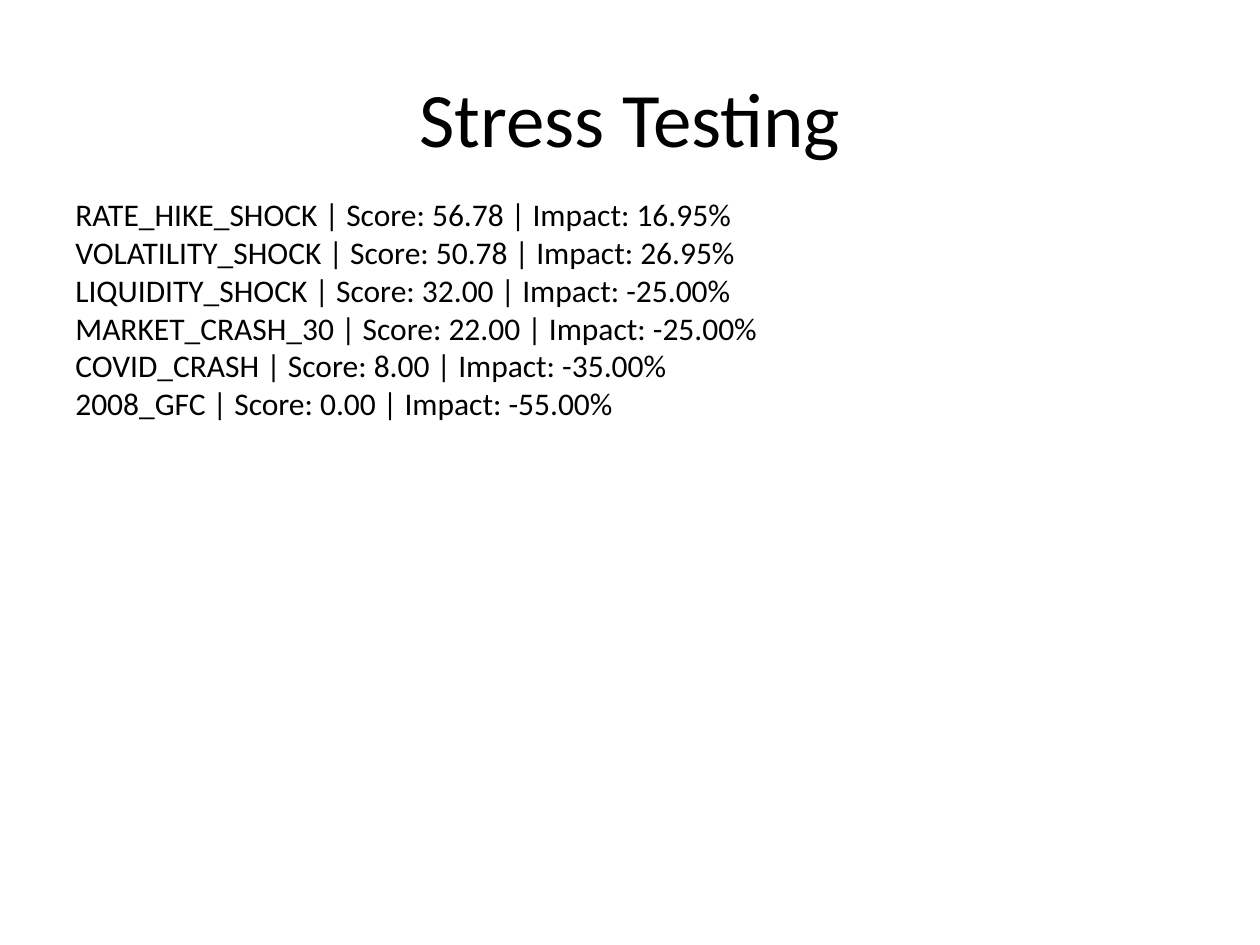
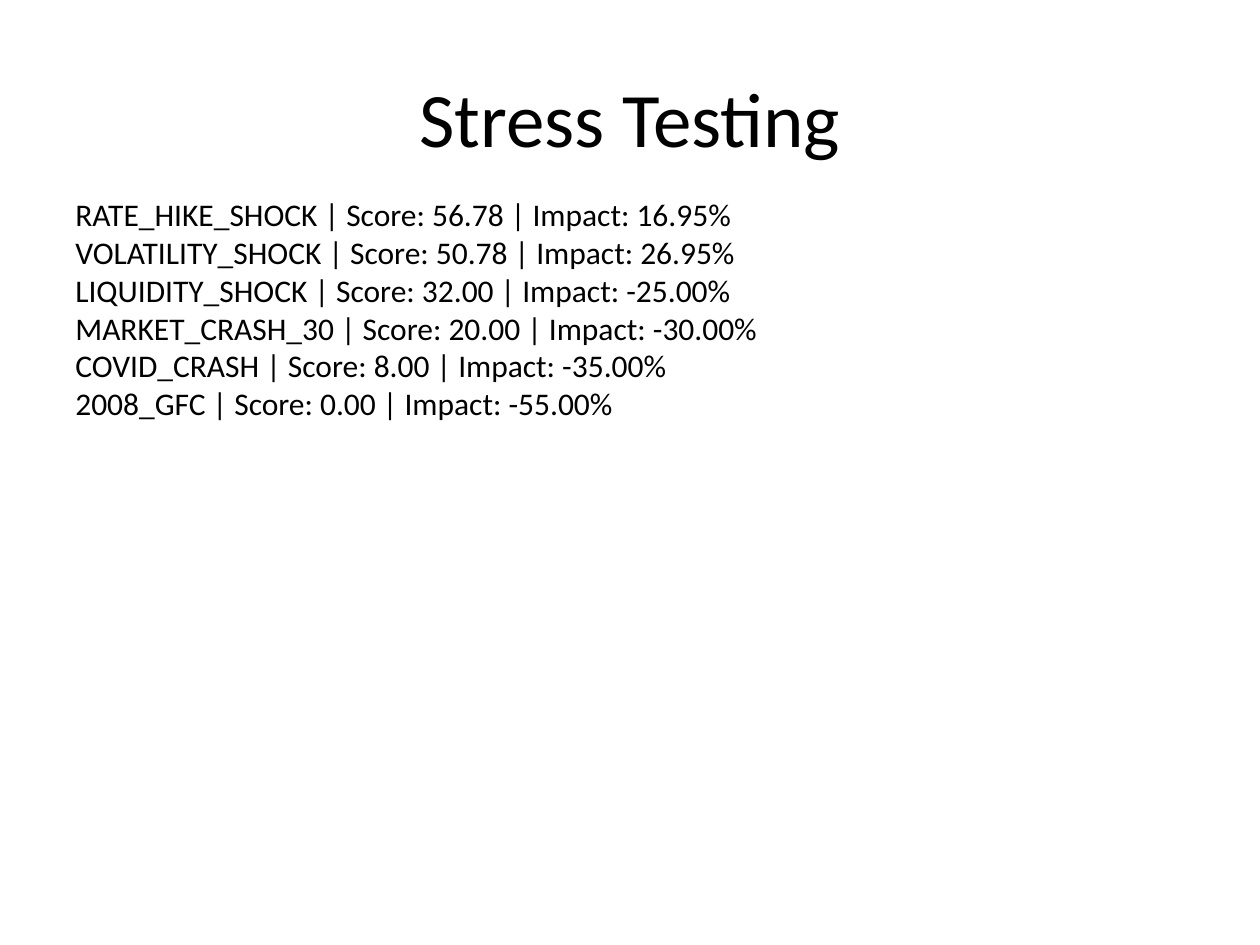
Before and after one commit to sakshinekkala28/Institutional_Quant_Platform, a slide deck: slide 6 of data/reports/investment_committee_presentation.pptx. Drawn at 1260x945 pixels with LibreOffice and Linux fonts; fonts in the diff are those of the drawing. Boxes give left, top, right and bottom in pixels: in the first picture for what was removed or moved away, otherwise in the second. Text is boxed around its words. In the diff, an @@ line names an element or a change of style, - is before the commit and + after.

```diff
--- a/data/reports/investment_committee_presentation.pptx
+++ b/data/reports/investment_committee_presentation.pptx
@@ text at (75, 318, 757, 345): text changed @@
-MARKET_CRASH_30 | Score: 22.00 | Impact: -25.00%
+MARKET_CRASH_30 | Score: 20.00 | Impact: -30.00%
```
Also in this commit, not shown: 1 other slide changed, 5 other files.
